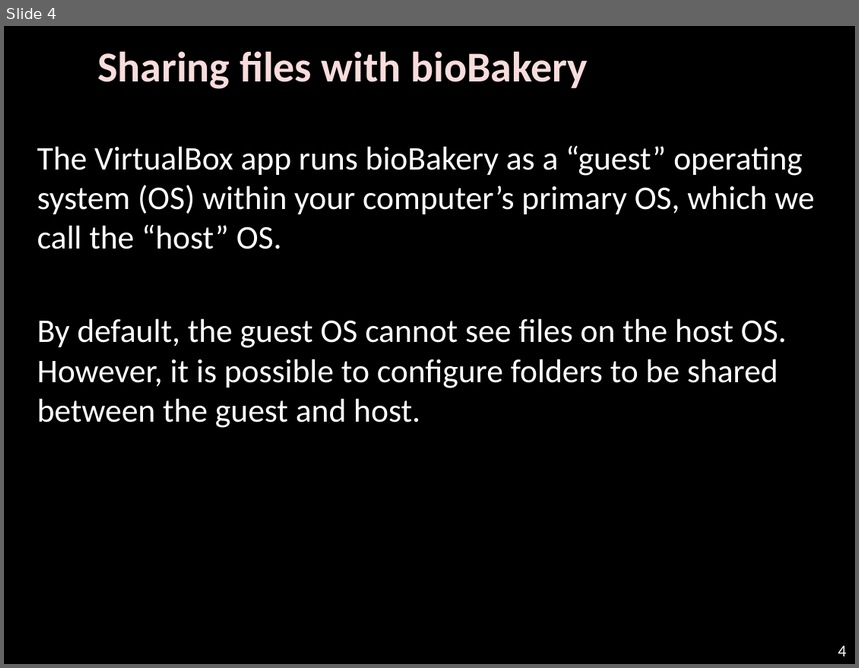
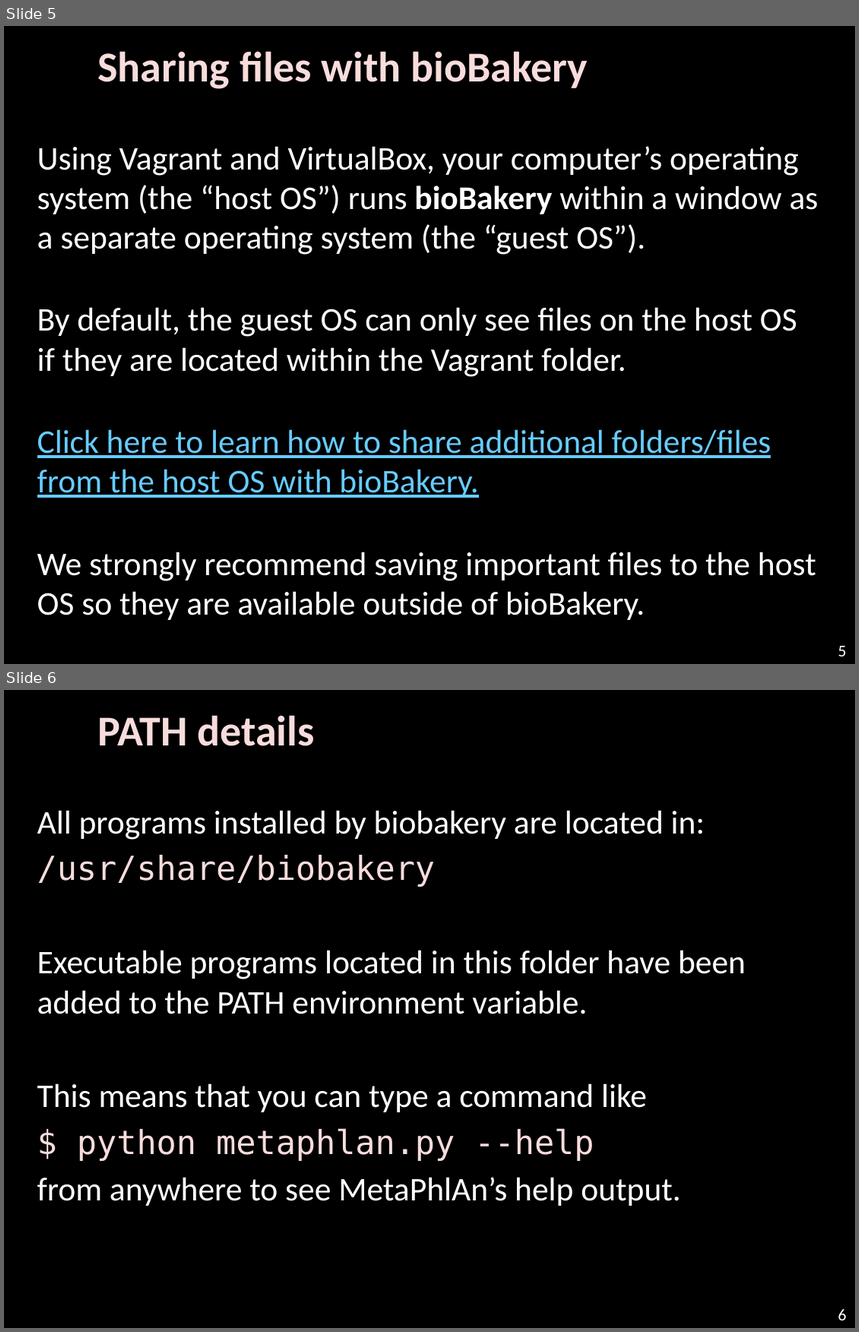
Before and after one commit to biobakery/biobakery, a slide deck: vagrant/biobakery-gui/WELCOME.pptx. Shown one above the other, each under a label of ours: slide 4 before the commit, slides 5 and 6 after it. The pictures are 859x668 and 859x1332 pixels, drawn with LibreOffice and Linux fonts; fonts in the diff are those of the drawing; background and template pictures are left out. Boxes give left, top, right and bottom in pixels: in the first picture for what was removed or moved away, otherwise in the second. Text is boxed around its words. In the diff, an @@ line names an element or a change of style, - is before the commit and + after.

```diff
--- a/vagrant/biobakery-gui/WELCOME.pptx
+++ b/vagrant/biobakery-gui/WELCOME.pptx
@@ slide 6 added at (4, 690, 855, 1328), background #000000 @@
@@ text added at (97, 715, 314, 746), 36 pt, text #F8DCDC, bold @@
+PATH details
@@ text added at (37, 810, 746, 1206), 28 pt, text #FFFFFF @@
+All programs installed by biobakery are located in:
+/usr/share/biobakery
+Executable programs located in this folder have been added to the PATH environment variable.
+This means that you can type a command like
+$ python metaphlan.py --help
+from anywhere to see MetaPhlAn’s help output.
@@ page number added at (838, 1309, 847, 1321), 14 pt, text #FFFFFF @@
+6
@@ what was slide 4 is now slide 5 @@
@@ slide 5 changed as well @@
@@ text at (37, 146, 819, 620): text changed @@
-The VirtualBox app runs bioBakery as a “guest” operating system (OS) within your computer’s primary OS, which we call the “host” OS.
-By default, the guest OS cannot see files on the host OS. However, it is possible to configure folders to be shared between the guest and host.
+Using Vagrant and VirtualBox, your computer’s operating system (the “host OS”) runs bioBakery within a window as a separate operating system (the “guest OS”).
+By default, the guest OS can only see files on the host OS if they are located within the Vagrant folder.
+Click here to learn how to share additional folders/files from the host OS with bioBakery.
+We strongly recommend saving important files to the host OS so they are available outside of bioBakery.
@@ page number at (838, 646, 847, 657): text changed @@
-4
+5
```
Also in this commit, not shown: 3 other slides changed, 3 other slides added, 3 slides removed, 1 other file.
